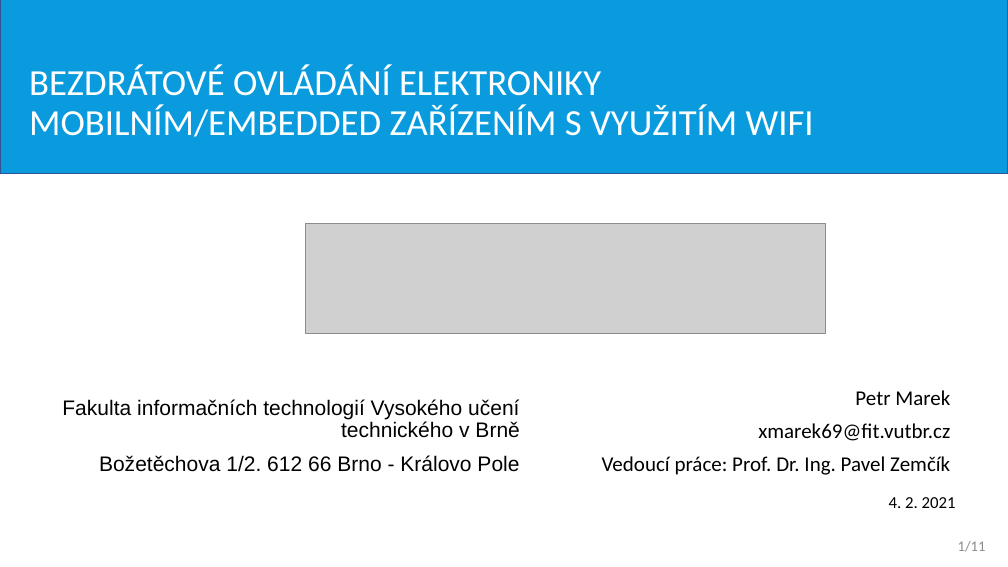
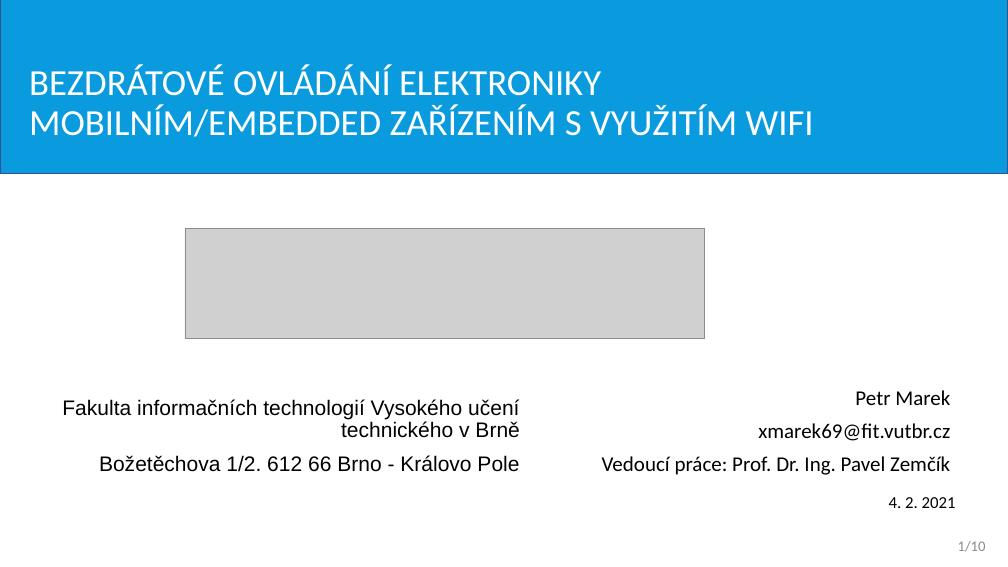
Before and after one commit to dinoq/RPi-Smart-Home, a slide deck: slide 1 of BP/Obhajoba BP/2021/ITT prezentace.pptx. Drawn at 1008x567 pixels with LibreOffice and Linux fonts; fonts in the diff are those of the drawing; grey boxes stand for pictures. Boxes give left, top, right and bottom in pixels: in the first picture for what was removed or moved away, otherwise in the second. Text is boxed around its words. In the diff, an @@ line names an element or a change of style, - is before the commit and + after.

```diff
--- a/BP/Obhajoba BP/2021/ITT prezentace.pptx
+++ b/BP/Obhajoba BP/2021/ITT prezentace.pptx
@@ picture: place and size @@
-picture at [306,223,825,333]
+picture at [185,228,705,339]
@@ text at [958,541,986,552]: text changed @@
-1/11
+1/10
```
Also in this commit, not shown: 9 other slides changed, 2 other files.
